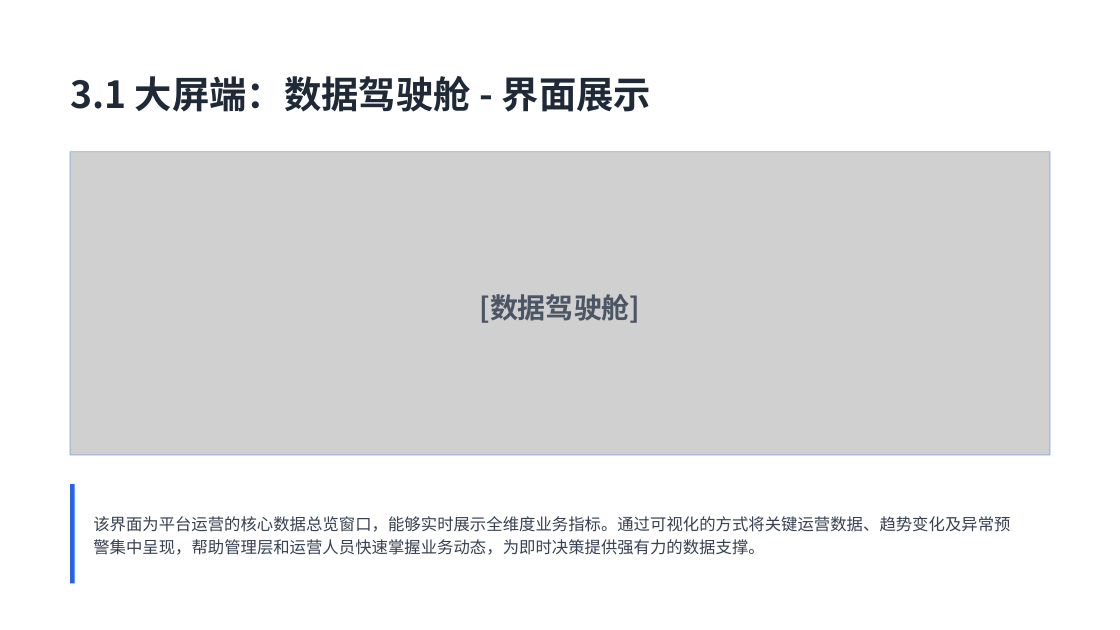
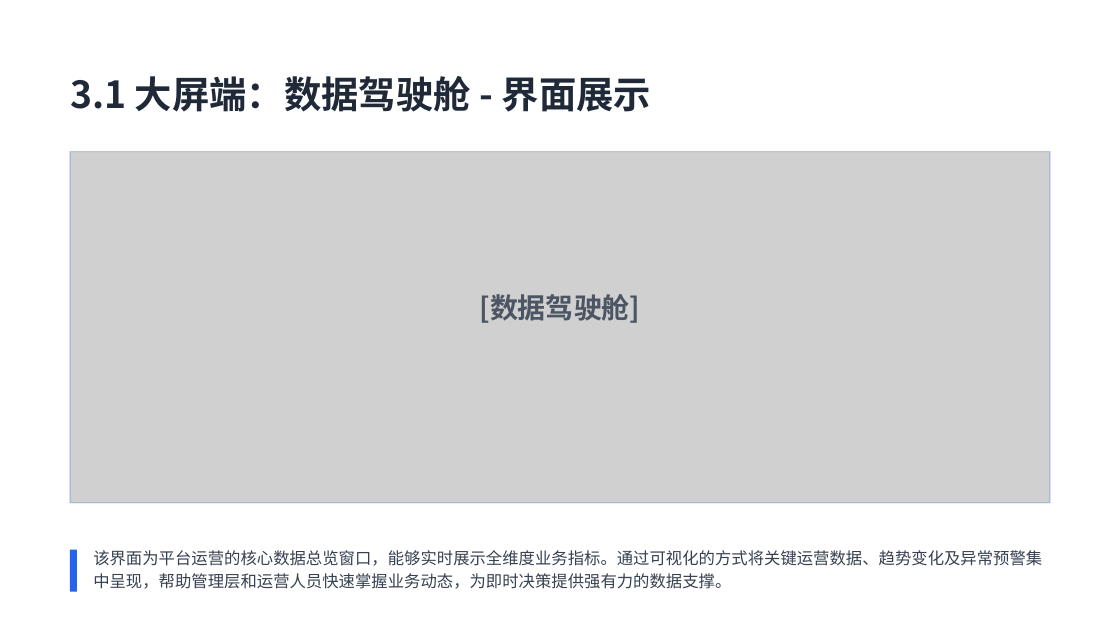
Before and after one commit to user007a/project, a slide deck: slide 7 of pro_sanzhutraining/docs/项目建设方案.pptx. Drawn at 1120x630 pixels with LibreOffice and Linux fonts; fonts in the diff are those of the drawing; grey boxes stand for pictures. Boxes give left, top, right and bottom in pixels: in the first picture for what was removed or moved away, otherwise in the second. Text is boxed around its words. In the diff, an @@ line names an element or a change of style, - is before the commit and + after.

```diff
--- a/pro_sanzhutraining/docs/项目建设方案.pptx
+++ b/pro_sanzhutraining/docs/项目建设方案.pptx
@@ picture: place and size @@
-picture at [70, 152, 1050, 455]
+picture at [70, 152, 1050, 503]
@@ text "该界面为平台运营的核心数据总览窗口，能够实时展示全维度业务指标。通过可视化的方式将关键运营数据、趋势变化及异常预警集中呈 ..." rewrapped from [93, 516, 1010, 555] to [93, 550, 1042, 589] @@
@@ rounded rectangle: place and size @@
-rounded rectangle at [70, 484, 75, 583]
+rounded rectangle at [70, 549, 76, 592]
```
Also in this commit, not shown: 4 other slides changed, 16 other files.
